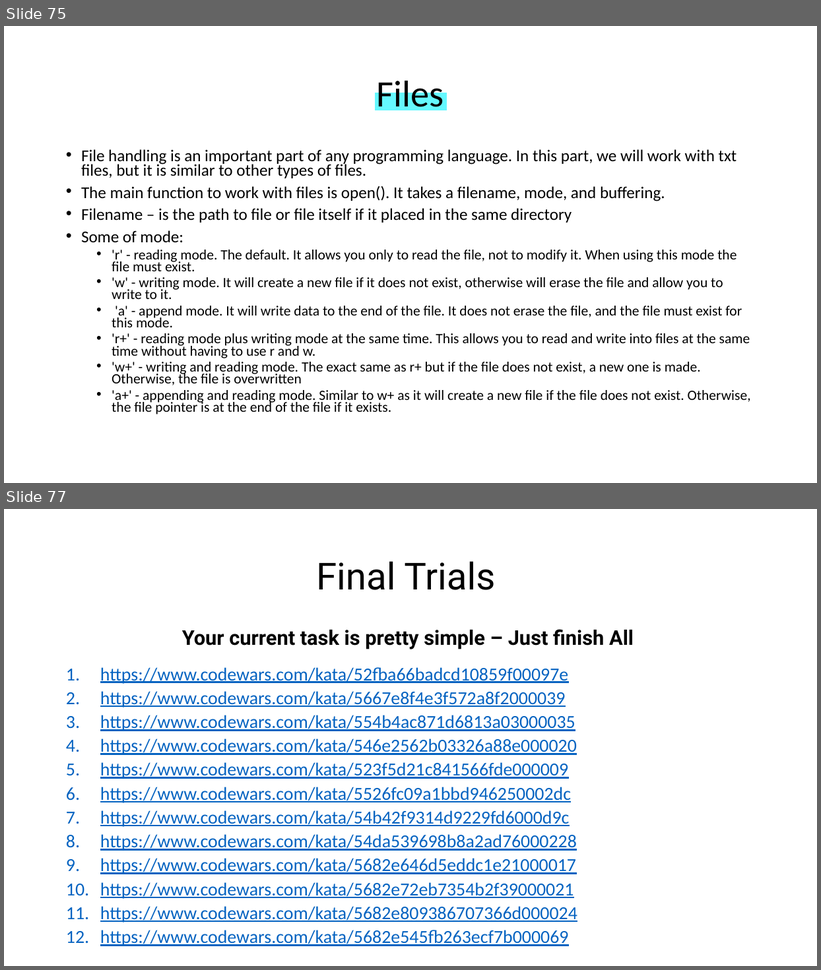
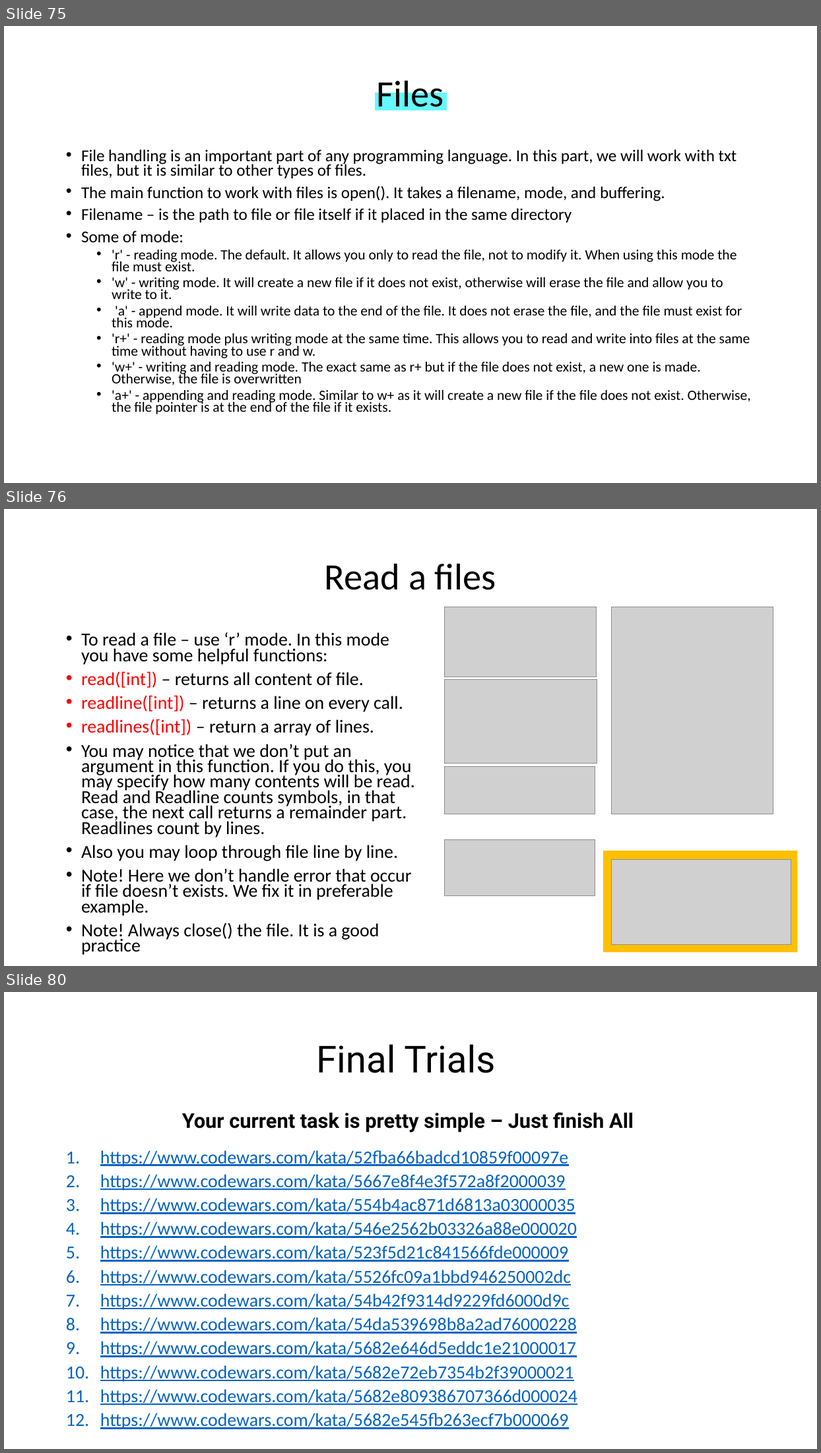
Before and after one commit to WonderLuc/brother-bootcamp, a slide deck: python 101/python_101.pptx. Shown one above the other, each under a label of ours: slides 75 and 77 before the commit, slides 75, 76 and 80 after it; the slides between them are not shown. The pictures are 821x970 and 821x1453 pixels, drawn with LibreOffice and Linux fonts; fonts in the diff are those of the drawing; grey boxes stand for pictures; background and template pictures are left out. Boxes give left, top, right and bottom in pixels: in the first picture for what was removed or moved away, otherwise in the second. Text is boxed around its words. In the diff, an @@ line names an element or a change of style, - is before the commit and + after.

```diff
--- a/python 101/python_101.pptx
+++ b/python 101/python_101.pptx
@@ slide 76 added at (4,509,817,966), background picture (left out) @@
@@ title added at (325,563,496,590), 44 pt, text #000000 @@
+Read a files
@@ picture added at (444,607,596,677) @@
@@ picture added at (612,607,774,814) @@
@@ text added at (81,632,415,955), 21.7 pt, text #000000 @@
+• To read a file – use ‘r’ mode. In this mode you have some helpful functions:
+• read([int]) – returns all content of file.
+• readline([int]) – returns a line on every call.
+• readlines([int]) – return a array of lines.
+• You may notice that we don’t put an argument in this function. If you do this, you may specify how many contents will be read. Read and Readline counts symbols, in that case, the next call returns a remainder part. Readlines count by lines.
+• Also you may loop through file line by line.
+• Note! Here we don’t handle error that occur if file doesn’t exists. We fix it in preferable example.
+• Note! Always close() the file. It is a good practice
@@ picture added at (444,680,597,763) @@
@@ picture added at (444,766,595,814) @@
@@ picture added at (444,840,595,896) @@
@@ rectangle added at (604,851,798,953), fill #FFC000 @@
@@ picture added at (612,859,791,945) @@
@@ what was slide 77 is now slide 80 @@
```
Also in this commit, not shown: 1 slide changed, 3 other slides added, 1 slide removed, 5 other files.
